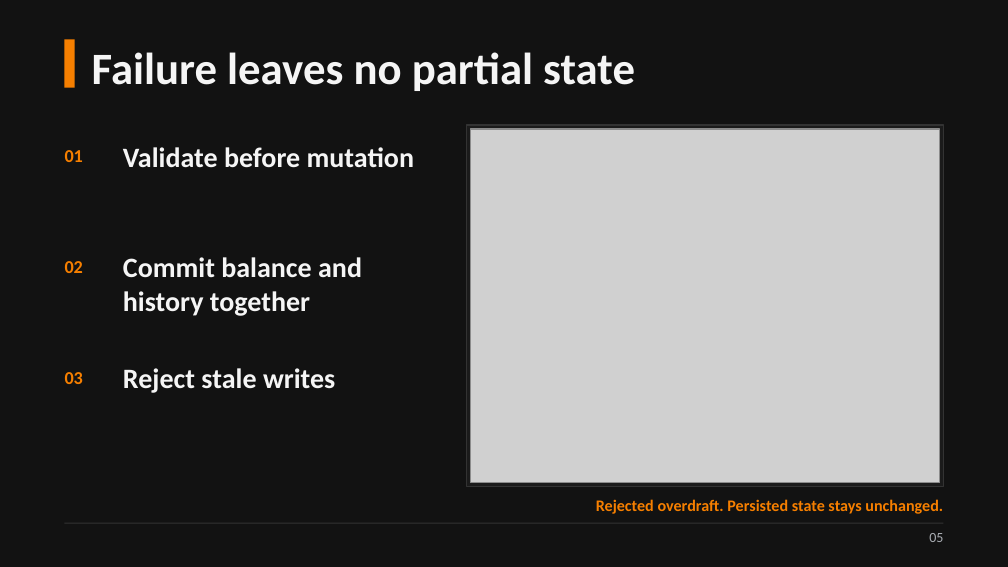
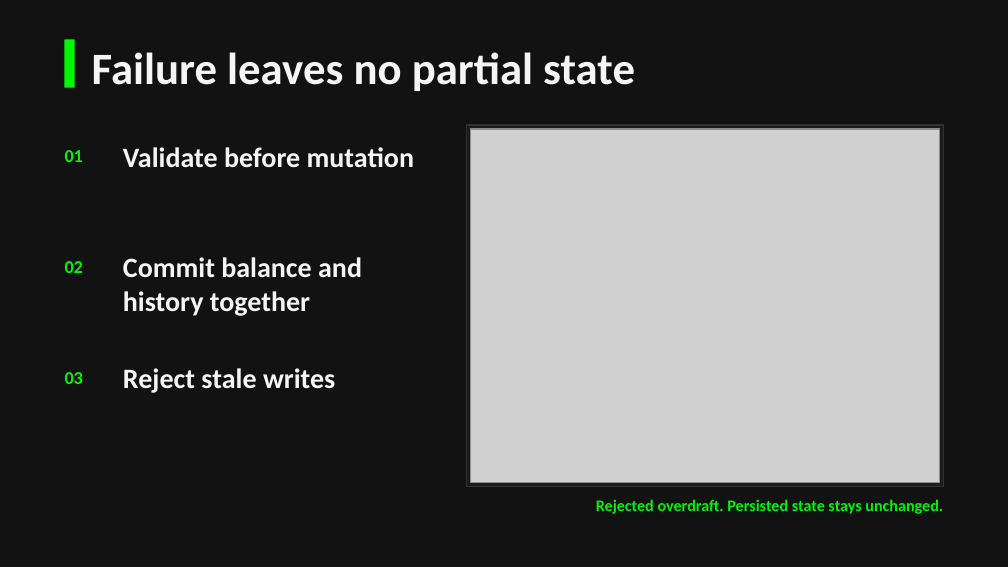
Before and after one commit to johndifini/atm, a slide deck: slide 4 of design/atm-deck.pptx (slide 5 before the commit). Drawn at 1008x567 pixels with LibreOffice and Linux fonts; fonts in the diff are those of the drawing; grey boxes stand for pictures. Boxes give left, top, right and bottom in pixels: in the first picture for what was removed or moved away, otherwise in the second. Text is boxed around its words. In the diff, an @@ line names an element or a change of style, - is before the commit and + after.

```diff
--- a/design/atm-deck.pptx
+++ b/design/atm-deck.pptx
@@ rectangle at (65,39,75,88): fill #F67F00 to #00F604 @@
@@ text colour #F67F00 to #00F604 in 4 elements at (65,150,83,162), (65,261,83,273), (65,372,83,384), (596,499,943,514) @@
@@ line removed from (65, 523) to (943, 523) @@
@@ text removed at (929,533,943,542) @@
-05
```
Also in this commit, not shown: 4 other slides changed, 1 slide added, 2 slides removed, 2 other files.
